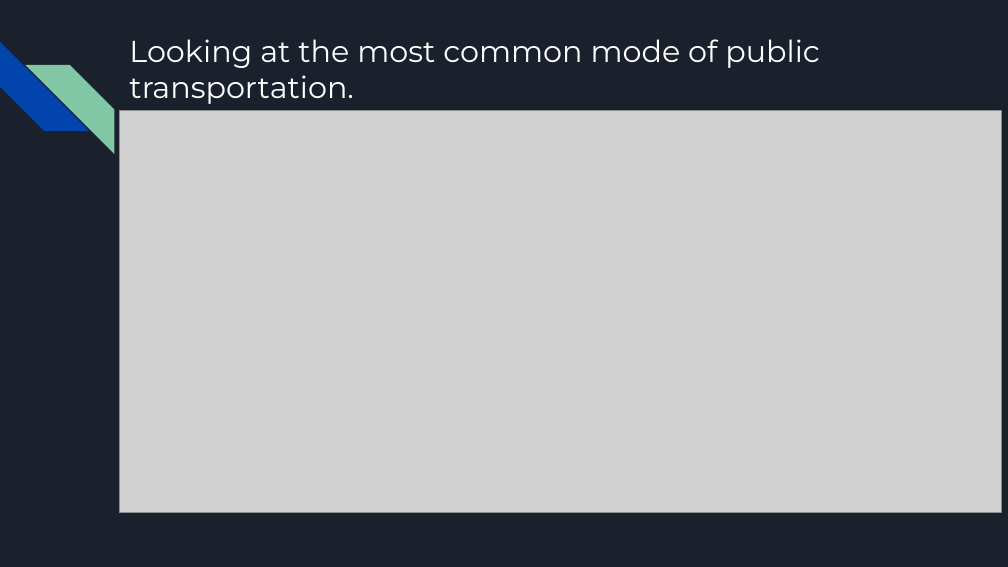
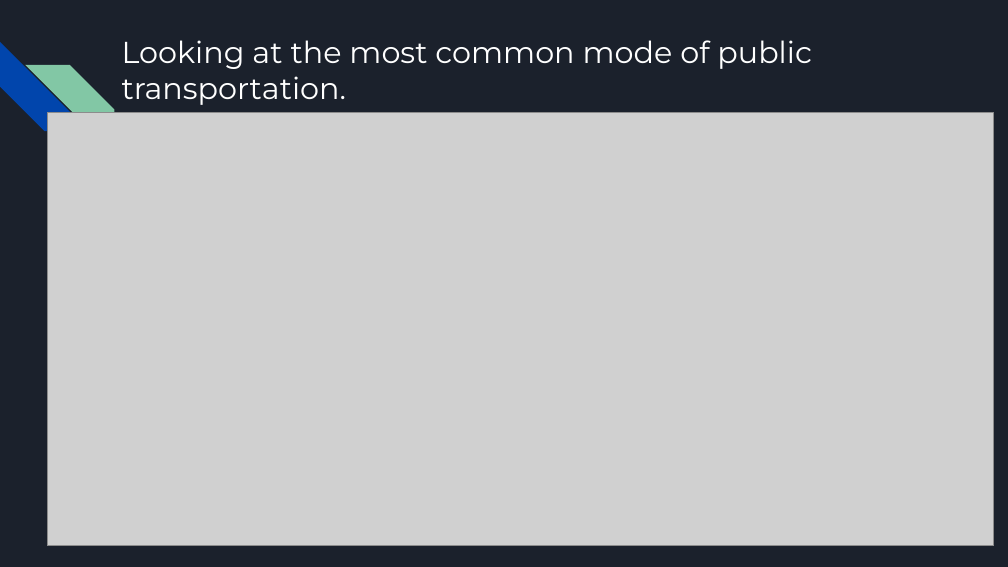
Before and after one commit to tye642/nashville_public_transportation, a slide deck: slide 6 of Capstone Presentation.pptx (slide 5 before the commit). Drawn at 1008x567 pixels with LibreOffice and Linux fonts; fonts in the diff are those of the drawing; grey boxes stand for pictures. Boxes give left, top, right and bottom in pixels: in the first picture for what was removed or moved away, otherwise in the second. Text is boxed around its words. In the diff, an @@ line names an element or a change of style, - is before the commit and + after.

```diff
--- a/Capstone Presentation.pptx
+++ b/Capstone Presentation.pptx
@@ title "Looking at the most common ...": place and size @@
-title "Looking at the most common ..." at box(129, 39, 820, 104)
+title "Looking at the most common ..." at box(122, 40, 812, 105)
@@ picture: place and size @@
-picture at box(119, 110, 1001, 512)
+picture at box(47, 113, 994, 546)
```
Also in this commit, not shown: 9 other slides changed, 2 slides added, 1 other file.
